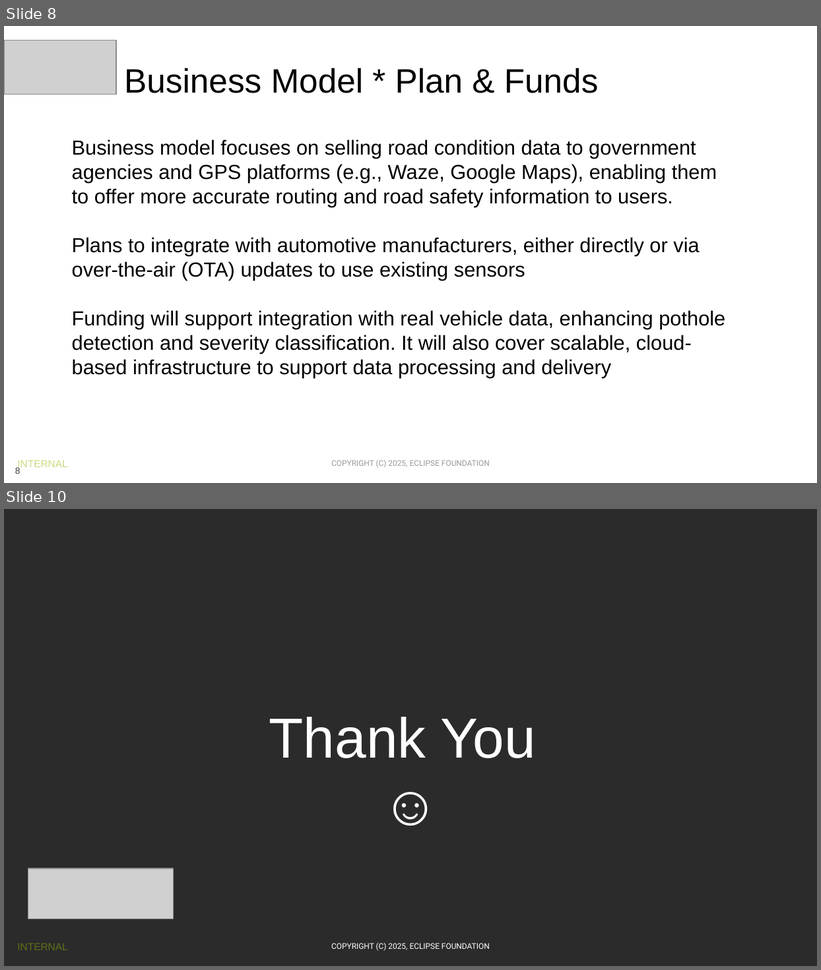
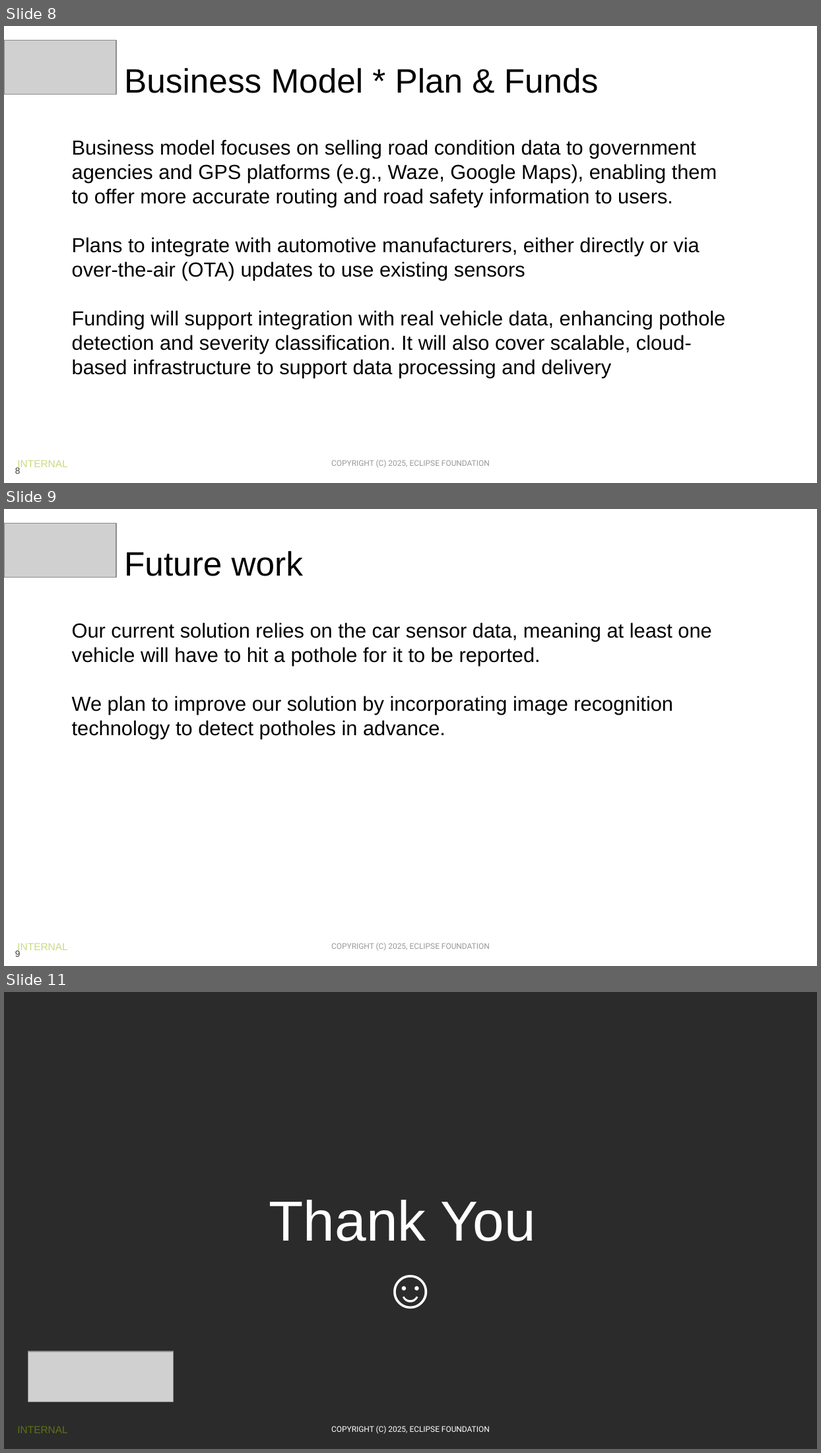
Before and after one commit to Eclipse-SDV-Hackathon-Chapter-Three/TheBigRanch, a slide deck: Final Pitch.pptx. Shown one above the other, each under a label of ours: slides 8 and 10 before the commit, slides 8, 9 and 11 after it; the slides between them are not shown. The pictures are 821x970 and 821x1453 pixels, drawn with LibreOffice and Linux fonts; fonts in the diff are those of the drawing; grey boxes stand for pictures; background and template pictures are left out; a plain dark background stands for a picture behind light text. Boxes give left, top, right and bottom in pixels: in the first picture for what was removed or moved away, otherwise in the second. Text is boxed around its words. In the diff, an @@ line names an element or a change of style, - is before the commit and + after.

```diff
--- a/Final Pitch.pptx
+++ b/Final Pitch.pptx
@@ slide 9 added at (4, 509, 817, 966), background #FFFFFF; not listed: 3 template elements that a slide beside it also shows @@
@@ picture added at (4, 523, 116, 577) @@
@@ title added at (124, 551, 303, 576), 30 pt, text #000000 @@
+Future work
@@ text added at (72, 623, 712, 739), 18 pt, text #000000 @@
+Our current solution relies on the car sensor data, meaning at least one vehicle will have to hit a pothole for it to be reported.
+We plan to improve our solution by incorporating image recognition technology to detect potholes in advance.
@@ what was slide 10 is now slide 11 @@
```
Also in this commit, not shown: 1 slide changed.
